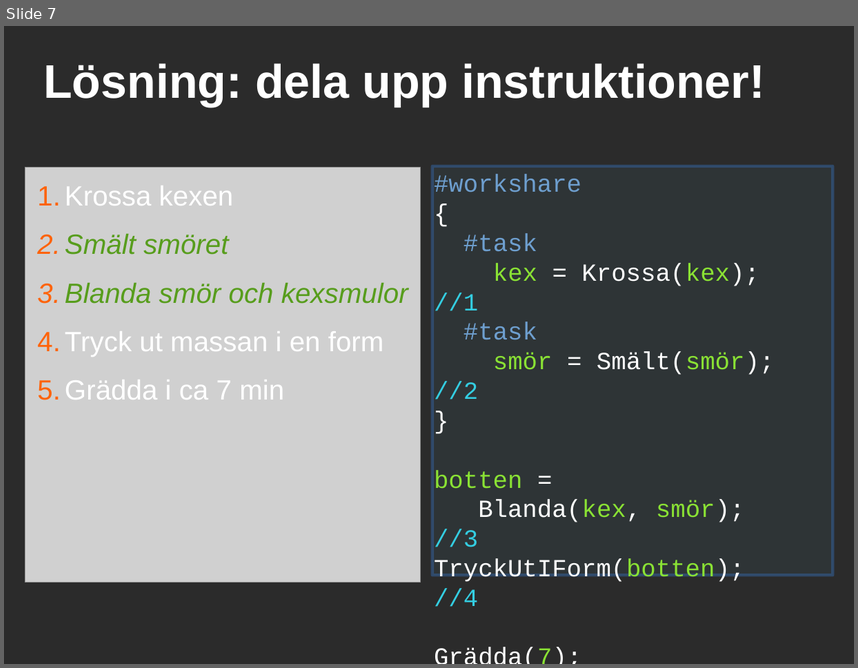
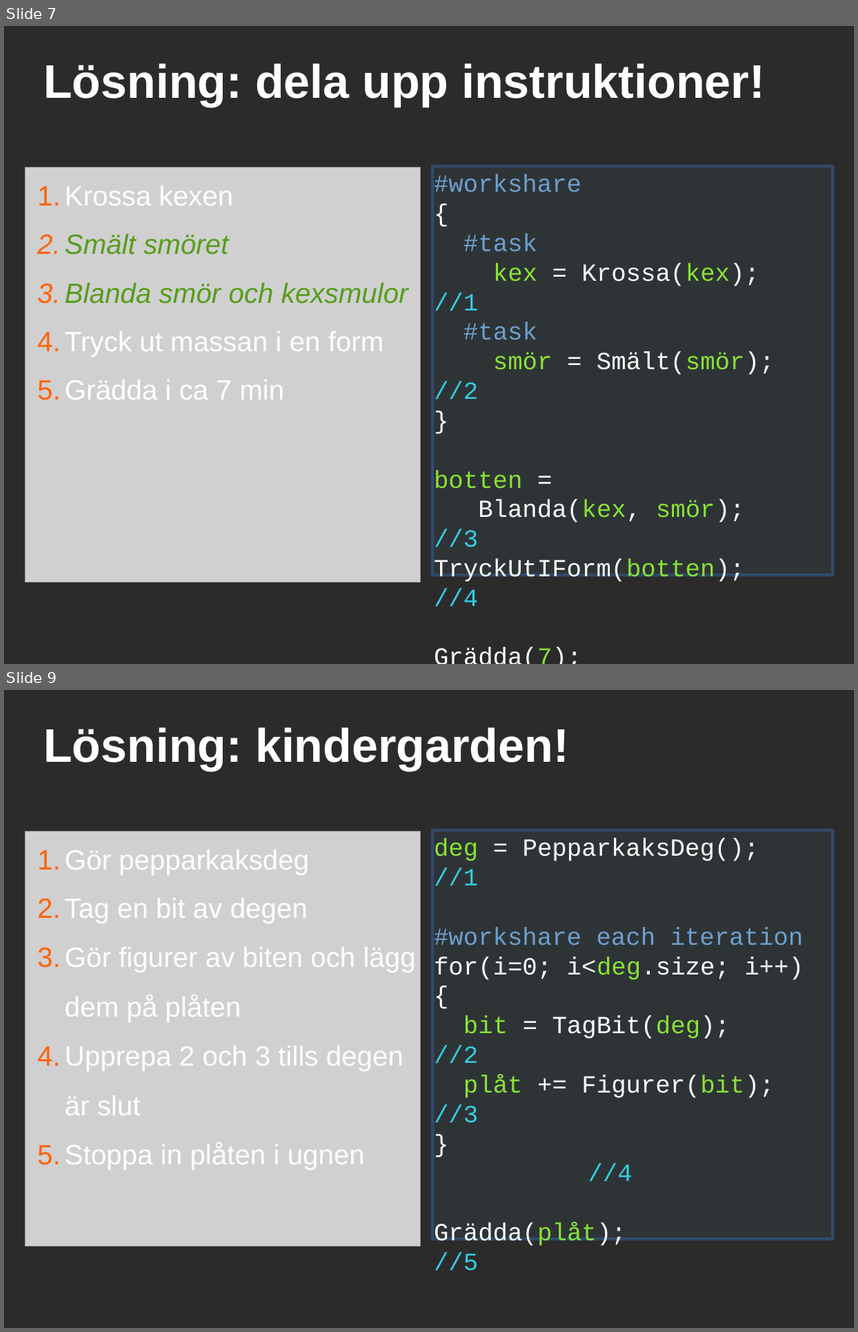
Before and after one commit to saifthe1/openfoam-openmp, a slide deck: presentation/pres.odp. Shown one above the other, each under a label of ours: slide 7 before the commit, slides 7 and 9 after it; the slides between them are not shown. The pictures are 858x668 and 858x1332 pixels, drawn with LibreOffice and Linux fonts; fonts in the diff are those of the drawing; grey boxes stand for pictures; background and template pictures are left out; a plain dark background stands for a picture behind light text. Boxes give left, top, right and bottom in pixels: in the first picture for what was removed or moved away, otherwise in the second. Text is boxed around its words. In the diff, an @@ line names an element or a change of style, - is before the commit and + after.

```diff
--- a/presentation/pres.odp
+++ b/presentation/pres.odp
@@ slide 9 added at (4,690,854,1328), background picture (left out) @@
@@ title added at (43,727,569,771), 44 pt, text #FFFFFF, bold @@
+Lösning: kindergarden!
@@ picture added at (25,831,421,1245) @@
@@ text added at (433,830,833,1247), fill #2E3436, outline #3465A4 2.83 pt, 23 pt, text #FFFFFF @@
+deg = PepparkaksDeg(); //1
+#workshare each iteration
+for(i=0; i<deg.size; i++)
+{
+bit = TagBit(deg); //2
+plåt += Figurer(bit); //3
+} //4
+Grädda(plåt); //5
@@ text added at (65,849,416,1170), 26 pt, text #FFFFFF @@
+1. Gör pepparkaksdeg
+2. Tag en bit av degen
+3. Gör figurer av biten och lägg
+   dem på plåten
+4. Upprepa 2 och 3 tills degen
+   är slut
+5. Stoppa in plåten i ugnen
```
Also in this commit, not shown: 3 slides changed, 1 other slide added, 1 slide removed.
